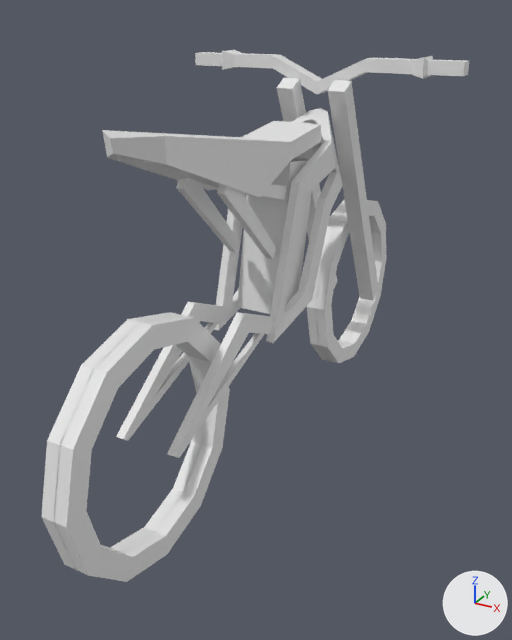
A saved change to the Blender file src/content/ebike.blend.
Both versions are drawn from a camera (50 mm lens) standing at (2.87, -5.55, 2.98) and looking at (-0.11, -0.14, 0.28). The axes (+X, +Y, +Z) are drawn at lower right. The lights are the same throughout.

Script lines for the objects in view, before the commit:
```python
ob_back_wheel = bpy.data.objects.new('back-wheel', me_cube_002)
ob_back_wheel.location = (0.01, -2.01, -0.01)
ob_body = bpy.data.objects.new('body', me_cube)
ob_body.location = (0.0, 0.0, 0.0)
ob_front_wheel = bpy.data.objects.new('front-wheel', me_cube_003)
ob_front_wheel.location = (0.01, 2.01, -0.01)
ob_handlebars = bpy.data.objects.new('handlebars', me_cube_005)
ob_handlebars.location = (0.0, 0.97, 1.89)
ob_shock = bpy.data.objects.new('shock', me_cube_004)
ob_shock.location = (0.0, -0.54, 0.46)
```
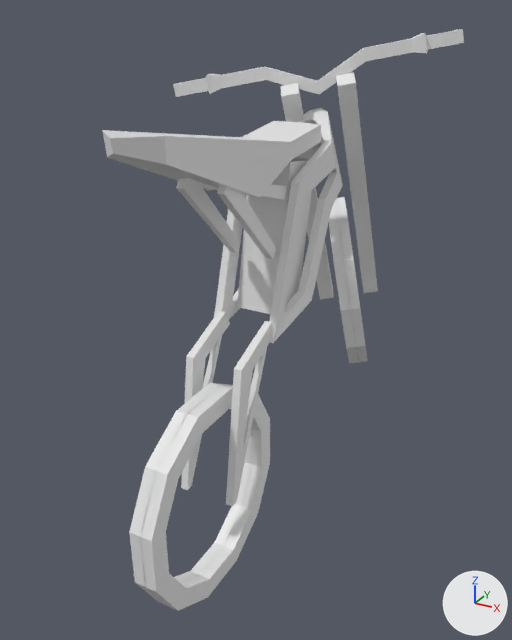
Changed parts and their boxes [x1, y1, x2, y2] in the pictures (512 x 640 px):
```json
{"object": "back-wheel", "change": "moved, turned", "before": [41, 312, 230, 582], "after": [129, 383, 270, 611]}
{"object": "handlebars", "change": "moved, turned", "before": [195, 50, 469, 300], "after": [173, 29, 464, 299]}
{"object": "shock", "change": "moved, turned", "before": [116, 302, 273, 458], "after": [181, 311, 272, 506]}
{"object": "front-wheel", "change": "moved, turned", "before": [307, 199, 387, 363], "after": [329, 197, 367, 364]}
```

Scene script edits in JSON lines:
```json
{"op": "set", "path": "ob_back_wheel.location", "old": "(0.01, -2.01, -0.01)", "new": "(0.01, -1.21, -0.97)"}
{"op": "set", "path": "ob_back_wheel.rotation_euler", "old": "(0.0, 0.0, 0.0)", "new": "(0.81, 0.0, 0.0)", "note": "degrees (0, 0, 0) -> degrees (46, 0, 0)"}
{"op": "set", "path": "ob_front_wheel.location", "old": "(0.01, 2.01, -0.01)", "new": "(-0.03, 2.0, -0.01)"}
{"op": "set", "path": "ob_front_wheel.rotation_euler", "old": "(0.0, 0.0, 0.0)", "new": "(-0.0372, -0.183, 0.428)", "note": "degrees (0, 0, 0) -> degrees (-2.1, -10, 25)"}
{"op": "set", "path": "ob_shock.location", "old": "(0.0, -0.54, 0.46)", "new": "(0.0, -0.54, 0.41)"}
{"op": "set", "path": "ob_shock.rotation_euler", "old": "(0.0, 0.0, 0.0)", "new": "(0.81, 0.0, 0.0)", "note": "degrees (0, 0, 0) -> degrees (46, 0, 0)"}
{"op": "set", "path": "ob_handlebars.location", "old": "(0.0, 0.97, 1.89)", "new": "(0.04, 0.98, 1.9)"}
{"op": "set", "path": "ob_handlebars.rotation_euler", "old": "(0.0, 0.0, 0.0)", "new": "(-0.0372, -0.183, 0.428)", "note": "degrees (0, 0, 0) -> degrees (-2.1, -10, 25)"}
```
